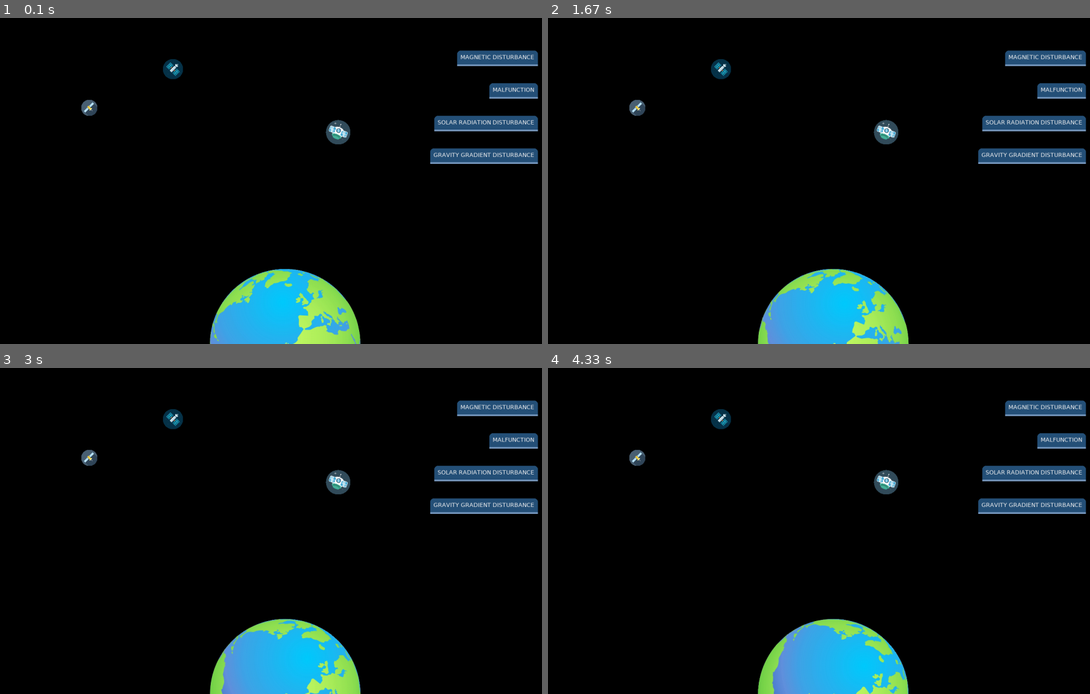
Above: before the commit, frames 1-4 (two rows, left to right).
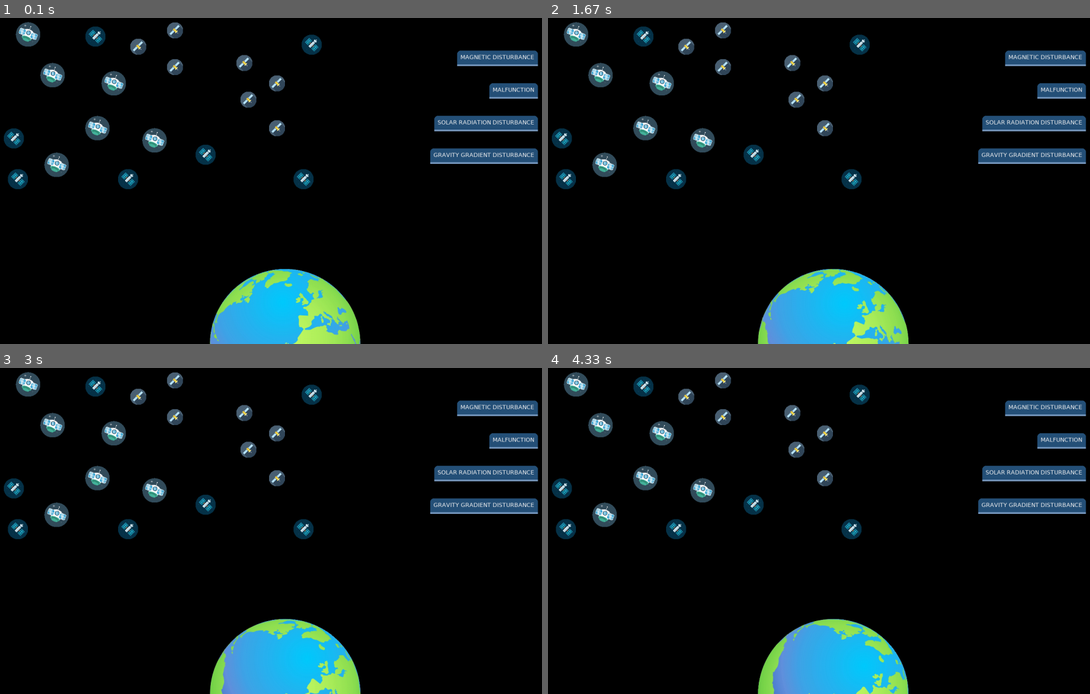
Above: after the commit, the same moments.

Repository: WesselOost/SatelliteSimulation2D
Game: pygame game, started from SatelliteSimulation/main.py
The game is run twice, just before and just after one commit, with the same random seed, the same clock (stepped at 60 frames per second) and the same inputs.
Inputs (mouse positions are in pixels of both pictures, inside the frame that each line leads up to):
- Up to frame 1 (0.1 s): no input
- Up to frame 2 (1.67 s): no input
- Up to frame 3 (3 s): click (493, 645) at 1.88 s; click (298, 420) at 2.22 s; click (260, 615) at 2.55 s; click (265, 475) at 2.88 s
- Up to frame 4 (4.33 s): click (753, 462) at 3.22 s; click (981, 501) at 3.55 s; click (1008, 521) at 3.88 s; click (954, 472) at 4.22 s

The runs differ from the first frame. In frame 1, 4.3% of the frame differs, in the area x 0-65%, y 1-53%; in frame 2, 4.3%; in frame 3, 4.3%; in frame 4, 4.3%.

Commit message:
create random satellites

Diff:
--- a/SatelliteSimulation/controller.py
+++ b/SatelliteSimulation/controller.py
@@ -4,7 +4,7 @@
 # @Link    : link
 # @Version : 0.0.1
 """
-Controller of the satelluite simulation. All the logic is implemented here.
+Controller of the satellite simulation.
 """
 
 # =========================================================================== #
@@ -30,8 +30,8 @@
     # ----------------------------------------------------------------------- #
 
     def __init__(self):
-        self.space = Space(satelliteAmount=2)
         self.gui = GUI(controller=self, width=1400, height=800)
+        self.space = Space(satelliteAmount=20)
         self.gui.start_simulation_loop()
 
     # ----------------------------------------------------------------------- #
@@ -41,19 +41,12 @@
     # ----------------------------------------------------------------------- #
     #  SUBSECTION: Public Methods
     # ----------------------------------------------------------------------- #
-
     def create_disturbance(self, disturbanceType: str):
         print(disturbanceType)
         self.space.create_disturbance(disturbanceType)
 
     def next_frame(self):
-        # todo remove placeholder satellites
-        satelliteA = SatelliteA(400, 100)
-        satelliteB = SatelliteB(200, 200)
-        satelliteC = SatelliteC(800, 250)
-        satellites = [satelliteA, satelliteB, satelliteC]
-
-        self.gui.update(satellites)
+        self.gui.update(self.space.satellites)
 
     # ----------------------------------------------------------------------- #
     #  SUBSECTION: Private Methods
--- a/SatelliteSimulation/model.py
+++ b/SatelliteSimulation/model.py
@@ -4,39 +4,43 @@
 # @Link    : link
 # @Version : 0.0.1
 """
-Short Introduction
+The model of the satellite simulation. All the data is stored in that class.
 """
 
 # =========================================================================== #
 #  SECTION: Imports
 # =========================================================================== #
 import os
+import random
+import math
+
+
 # =========================================================================== #
 #  SECTION: Global definitions
 # =========================================================================== #
 ABSOLUTE_PATH = os.path.abspath(os.path.dirname(__file__))
+SATELLITE_TYPE_AMOUNT = 3
+
+
 # =========================================================================== #
 #  SECTION: Class definitions
 # =========================================================================== #
-
-
-
 class Satellite:
 
     # ----------------------------------------------------------------------- #
     #  SUBSECTION: Constructor
     # ----------------------------------------------------------------------- #
-
     def __init__(self, x: int, y: int, weigth: int, width: int, height: int, imgUrl: str):
         ## public
         self.isCrashed: bool = False
         self.observanceRadius: int = None
-        self.dangerZoneRadius: int = None
+        self.dangerZoneShift: int = 20
         self.x = x
         self.y = y
         self.weigth = weigth
         self.suface = width * height
-        self.radius = max(width, height)
+        self.size = max(width, height)
+        self.dangerZoneRadius = self.size//2 + self.dangerZoneShift
         self.imgUrl = imgUrl
         ## __private
 
@@ -47,16 +51,17 @@
     # ----------------------------------------------------------------------- #
     #  SUBSECTION: Public Methods
     # ----------------------------------------------------------------------- #
-
     def moveTo(self, new_x: int, new_y: int):
         pass
 
+
     def initiate_crash(self):
         pass
+
+
     # ----------------------------------------------------------------------- #
     #  SUBSECTION: Private Methods
     # ----------------------------------------------------------------------- #
-
 
 class SatelliteA(Satellite):
     def __init__(self, x: int, y: int):
@@ -92,8 +97,16 @@
     # ----------------------------------------------------------------------- #
     #  SUBSECTION: Constructor
     # ----------------------------------------------------------------------- #
-    def __init__(self, satelliteAmount: int):
+    def __init__(self, satelliteAmount: int,
+                 border_corner_x: int = 0,
+                 border_corner_y: int = 0,
+                 border_width: int = 800,
+                 border_heigth: int = 400):
         ## public
+        self.border_corner_x = border_corner_x
+        self.border_corner_y = border_corner_y
+        self.border_width = border_width
+        self.border_height = border_heigth
         self.satellites: list = self.__create_satellites(satelliteAmount)
         ## __private
 
@@ -114,18 +127,64 @@
     # ----------------------------------------------------------------------- #
     #  SUBSECTION: Private Methods
     # ----------------------------------------------------------------------- #
-    def __create_satellites(self, satelliteAmount: int):
-        pass
+    def __create_satellites(self, satelliteAmount: int)->list:
+        satellites = list()
+        for satellite in range(satelliteAmount):
+            while True:
+                satellite = self.__create_random_satellite()
+                if self.__is_satellite_position_valid(satellite, satellites):
+                    satellites.append(satellite)
+                    break
+        print(len(satellites))
+        return satellites
+
+
+    def __create_random_satellite(self) -> Satellite:
+        satellite_type = random.randint(1,SATELLITE_TYPE_AMOUNT)
+        position_x = random.randrange(self.border_corner_x + 10,
+                                      self.border_corner_x + self.border_width -10,
+                                      10)
+        position_y = random.randrange(self.border_corner_y + 10 ,
+                                      self.border_corner_y + self.border_height -10,
+                                      10)
+        if satellite_type == 1:
+            return SatelliteA(position_x, position_y)
+        if satellite_type == 2:
+            return SatelliteB(position_x, position_y)
+        if satellite_type == 3:
+            return SatelliteC(position_x, position_y)
+
+
+    def __is_satellite_position_valid(self, new_satellite:Satellite, satellites:list) -> bool:
+        if not satellites:
+            return True
+        #center coordinates for new satellite
+        x1 = new_satellite.x + new_satellite.size//2
+        y1 = new_satellite.y + new_satellite.size//2
+        for satellite in satellites:
+            #center coordinates of existing satellite
+            x2 = satellite.x + satellite.size//2
+            y2 = satellite.y + satellite.size//2
+
+            distance = calculate_distance((x1,y1),(x2,y2))
+            ref_distance = satellite.dangerZoneRadius + new_satellite.dangerZoneRadius
+            if distance < ref_distance:
+                return False
+        return True
+
 
 
 # =========================================================================== #
 #  SECTION: Function definitions
 # =========================================================================== #
-
+def calculate_distance(coord_A:tuple, coords_B:tuple)->float:
+    return math.sqrt((coords_B[0]-coord_A[0])**2 + (coords_B[1]-coord_A[1])**2)
 
 # =========================================================================== #
 #  SECTION: Main Body
 # =========================================================================== #
 
 if __name__ == '__main__':
-    pass
+    test = list()
+    if not test:
+        print('empty')
--- a/SatelliteSimulation/view.py
+++ b/SatelliteSimulation/view.py
@@ -4,7 +4,8 @@
 # @Link    : link
 # @Version : 0.0.1
 """
-Short Introduction
+View of the satellite simulation. Everything that is part of the visible GUI
+is implemented here. The GUI is based on the python libary "pygame".
 """
 
 # =========================================================================== #
@@ -26,30 +27,23 @@
 EARTH_IMG = pygame.image.load(os.path.join(ABSOLUTE_PATH,"Assets", "earth.png"))
 EARTH_SCALE = 0.4
 
-
 # =========================================================================== #
 #  SECTION: Class definitions
 # =========================================================================== #
-
-
 class GUI:
 
     # ----------------------------------------------------------------------- #
     #  SUBSECTION: Constructor
     # ----------------------------------------------------------------------- #
-
     def __init__(self, controller, width: int, height: int):
         pygame.init()
         pygame.display.set_caption("Satellite simulation")
-
         ## __private
         self.__surface = pygame.display.set_mode((width, height))
         self.__controller = controller
         self.__earth_img_angle = 0
         self.__simulation_started = False
-
-        offset = height // 10
-        self.__init_buttons(offset, width)
+        self.__init_buttons(offset=height // 10, width=width)
 
     # ----------------------------------------------------------------------- #
     #  SUBSECTION: Getter/Setter
@@ -58,18 +52,15 @@
     # ----------------------------------------------------------------------- #
     #  SUBSECTION: Public Methods
     # ----------------------------------------------------------------------- #
-
     def update(self, satellites: list):
         self.__surface.fill(BACKGROUND_COLOR)
         self.rotate_and_draw_earth()
-
         for satellite in satellites:
             self.__draw_satellite(satellite)
-
         for button in self.__buttons:
             button.draw(self.__surface)
+        pygame.display.update()
 
-        pygame.display.update()
 
     def start_simulation_loop(self):
         if not self.__simulation_started:
@@ -84,6 +75,7 @@
                           Button(button_text="MALFUNCTION", font_size=FONT_SIZE),
                           Button(button_text="SOLAR RADIATION DISTURBANCE", font_size=FONT_SIZE),
                           Button(button_text="GRAVITY GRADIENT DISTURBANCE", font_size=FONT_SIZE)]
+
 
         # todo make buttons same width
         for i, button in enumerate(self.__buttons):
@@ -107,7 +99,6 @@
                 button.calculate_state()
                 if button.new_click_event():
                     self.__controller.create_disturbance(button.get_text())
-
             self.__controller.next_frame()
         pygame.quit()
 
@@ -122,7 +113,7 @@
 
     def __draw_satellite(self, satellite: Satellite):
         satellite_img = pygame.image.load(satellite.imgUrl)
-        satellite_img = pygame.transform.scale(satellite_img, (satellite.radius, satellite.radius))
+        satellite_img = pygame.transform.scale(satellite_img, (satellite.size, satellite.size))
         self.__surface.blit(satellite_img, (satellite.x, satellite.y))
 
 
@@ -130,10 +121,8 @@
 #  SECTION: Function definitions
 # =========================================================================== #
 
-
 # =========================================================================== #
 #  SECTION: Main Body
 # =========================================================================== #
-
 if __name__ == '__main__':
     pass
